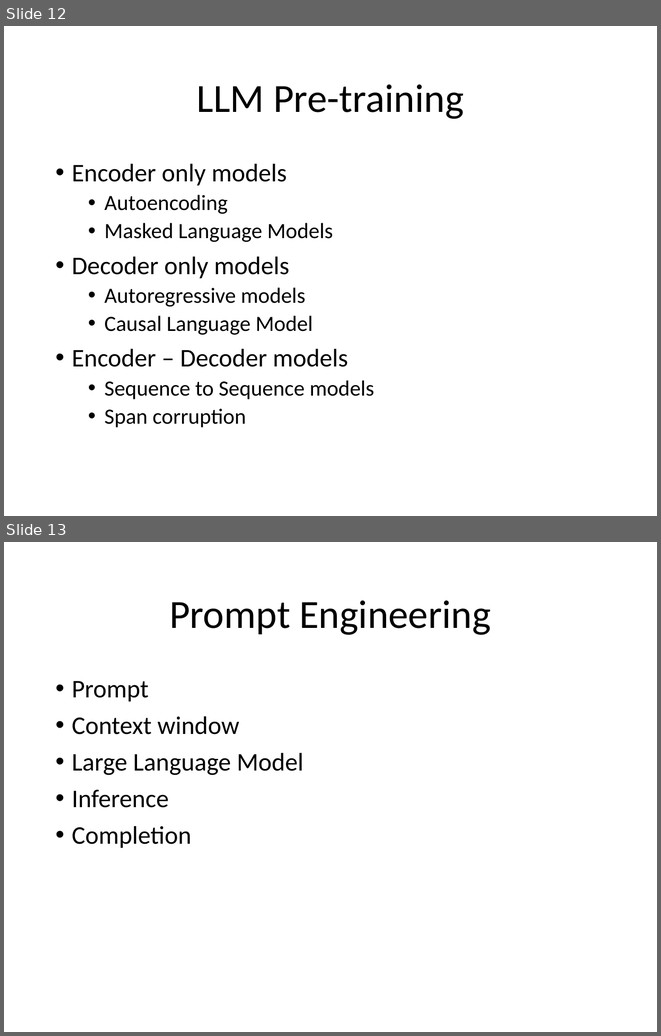
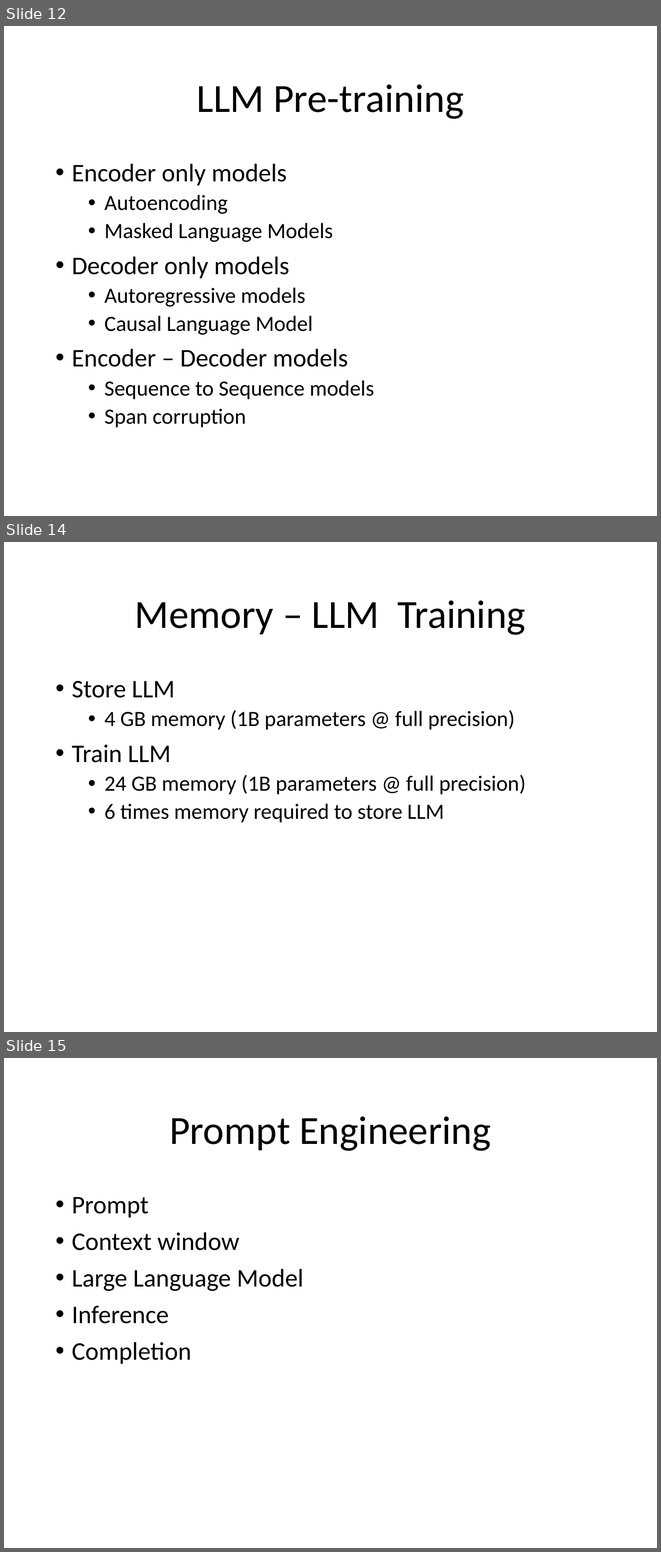
Before and after one commit to look4pritam/LargeLanguageModels, a slide deck: Presentations/LargeLanguageModels.pptx. Shown one above the other, each under a label of ours: slides 12 and 13 before the commit, slides 12, 14 and 15 after it; the slides between them are not shown. The pictures are 661x1036 and 661x1552 pixels, drawn with LibreOffice and Linux fonts; fonts in the diff are those of the drawing. Boxes give left, top, right and bottom in pixels: in the first picture for what was removed or moved away, otherwise in the second. Text is boxed around its words. In the diff, an @@ line names an element or a change of style, - is before the commit and + after.

```diff
--- a/Presentations/LargeLanguageModels.pptx
+++ b/Presentations/LargeLanguageModels.pptx
@@ slide 14 added at bbox=[4, 542, 657, 1032], background #FFFFFF @@
@@ title added at bbox=[135, 600, 526, 635], 44 pt, text #000000 @@
+Memory – LLM Training
@@ text added at bbox=[72, 681, 526, 822], 24 pt, text #000000 @@
+• Store LLM
+  • 4 GB memory (1B parameters @ full precision)
+• Train LLM
+  • 24 GB memory (1B parameters @ full precision)
+  • 6 times memory required to store LLM
@@ what was slide 13 is now slide 15 @@
```
Also in this commit, not shown: 1 other slide added.
